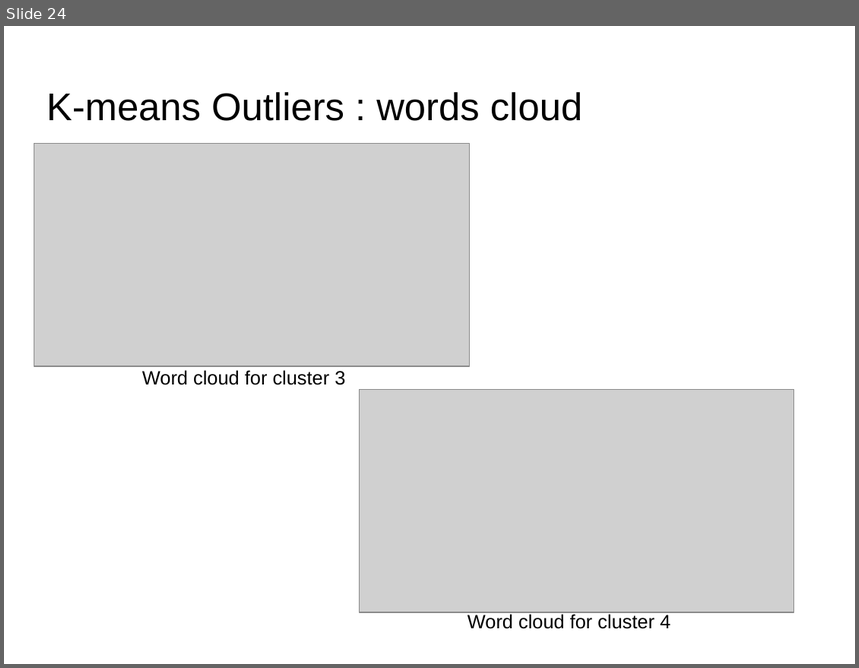
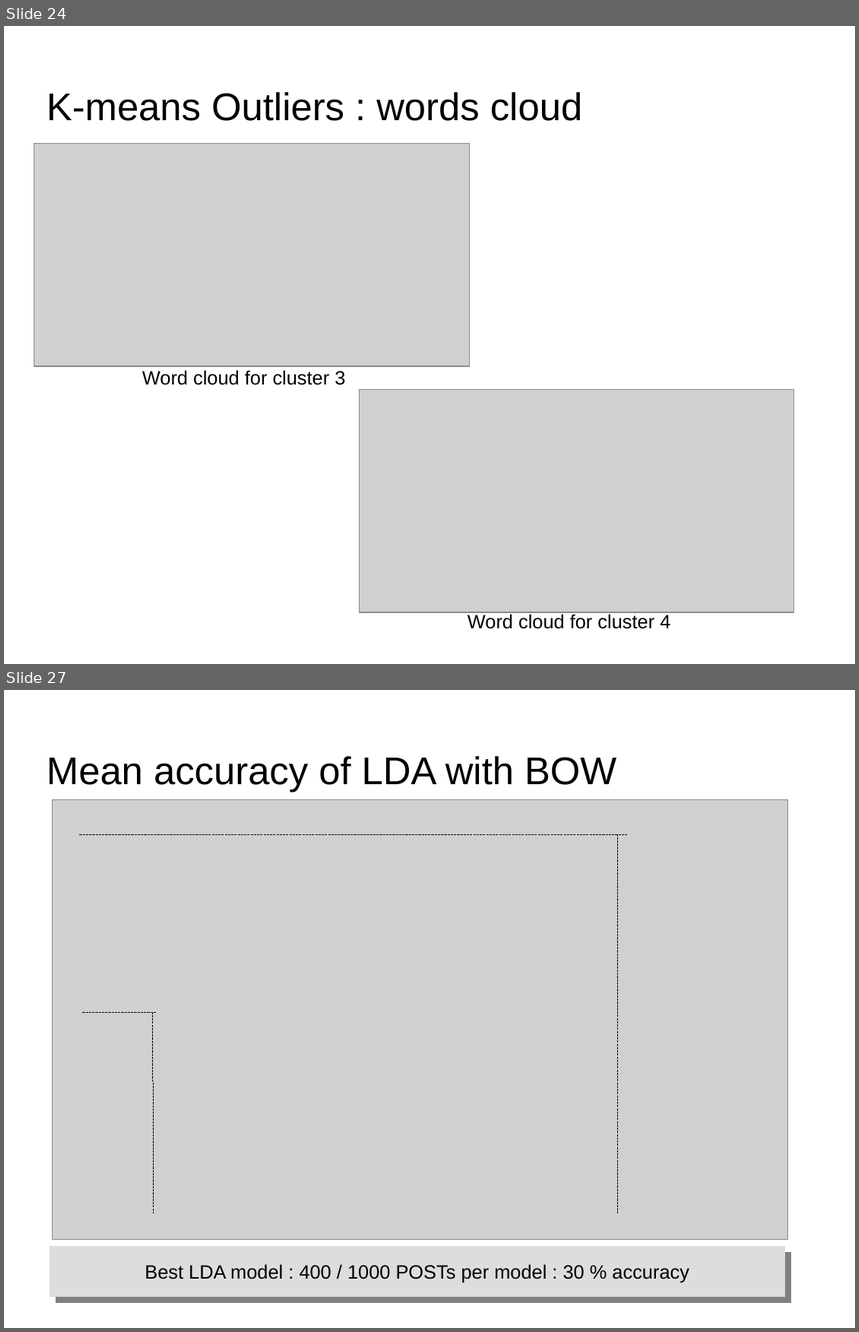
Before and after one commit to dataforcast/OC_Datascientist, a slide deck: P6/report/Openclassrooms_ParcoursDatascientist_P6-V1.odp. Shown one above the other, each under a label of ours: slide 24 before the commit, slides 24 and 27 after it; the slides between them are not shown. The pictures are 859x668 and 859x1332 pixels, drawn with LibreOffice and Linux fonts; fonts in the diff are those of the drawing; grey boxes stand for pictures; background and template pictures are left out. Boxes give left, top, right and bottom in pixels: in the first picture for what was removed or moved away, otherwise in the second. Text is boxed around its words. In the diff, an @@ line names an element or a change of style, - is before the commit and + after.

Commit message:
P6 / Unsupervized methods : LDA mean accuracy reworked; W2VEC model results.

```diff
--- a/P6/report/Openclassrooms_ParcoursDatascientist_P6-V1.odp
+++ b/P6/report/Openclassrooms_ParcoursDatascientist_P6-V1.odp
@@ slide 27 added at (4, 690, 855, 1328), background picture (left out) @@
@@ title added at (47, 756, 617, 792), 36 pt, text #000000 @@
+Mean accuracy of LDA with BOW
@@ picture added at (53, 799, 789, 1240) @@
@@ line added from (80, 834) to (627, 834), #000000 0 pt @@
@@ line added from (618, 834) to (618, 1213), #000000 0 pt @@
@@ line added from (83, 1012) to (156, 1012), #000000 0 pt @@
@@ line added from (153, 1012) to (153, 1213), #000000 0 pt @@
@@ rectangle added at (50, 1247, 786, 1298), fill #DDDDDD, 18 pt, text #000000 @@
+Best LDA model : 400 / 1000 POSTs per model : 30 % accuracy
```
Also in this commit, not shown: 2 slides changed, 1 other slide added, 1 slide removed, 2 other files.
